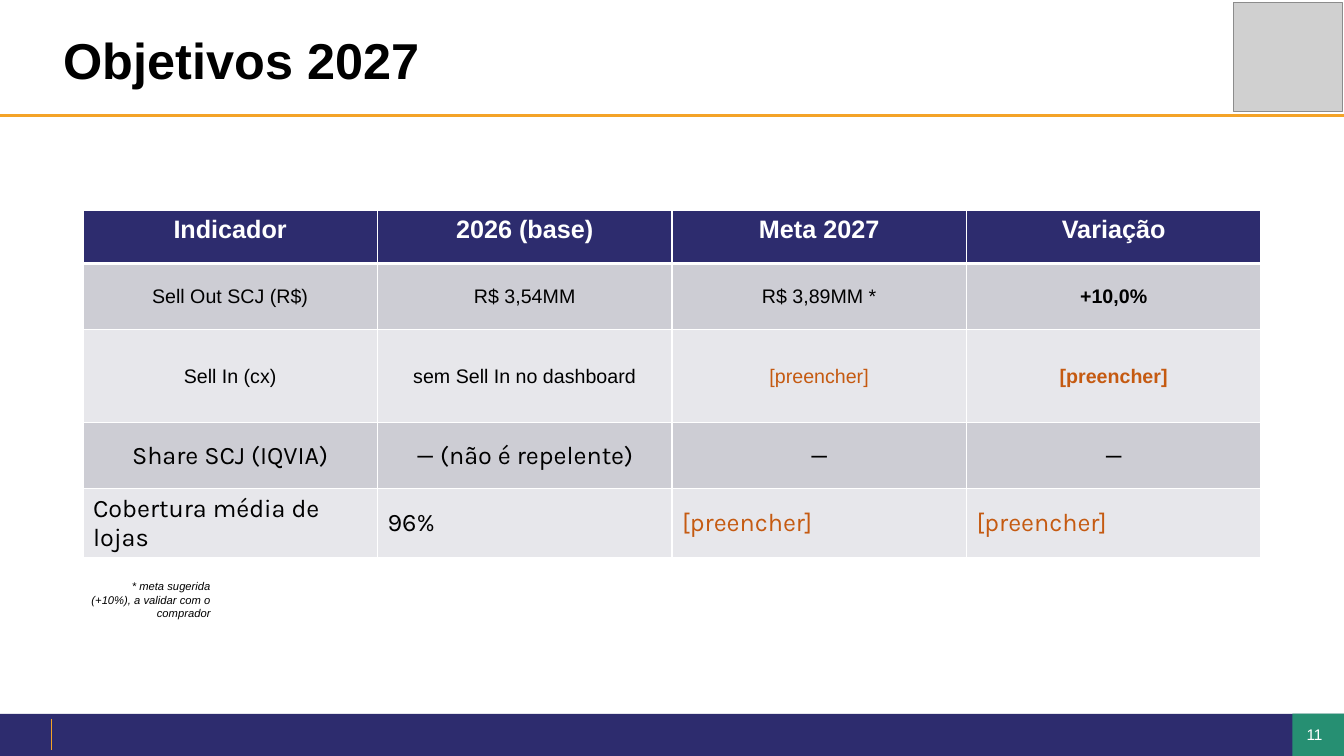
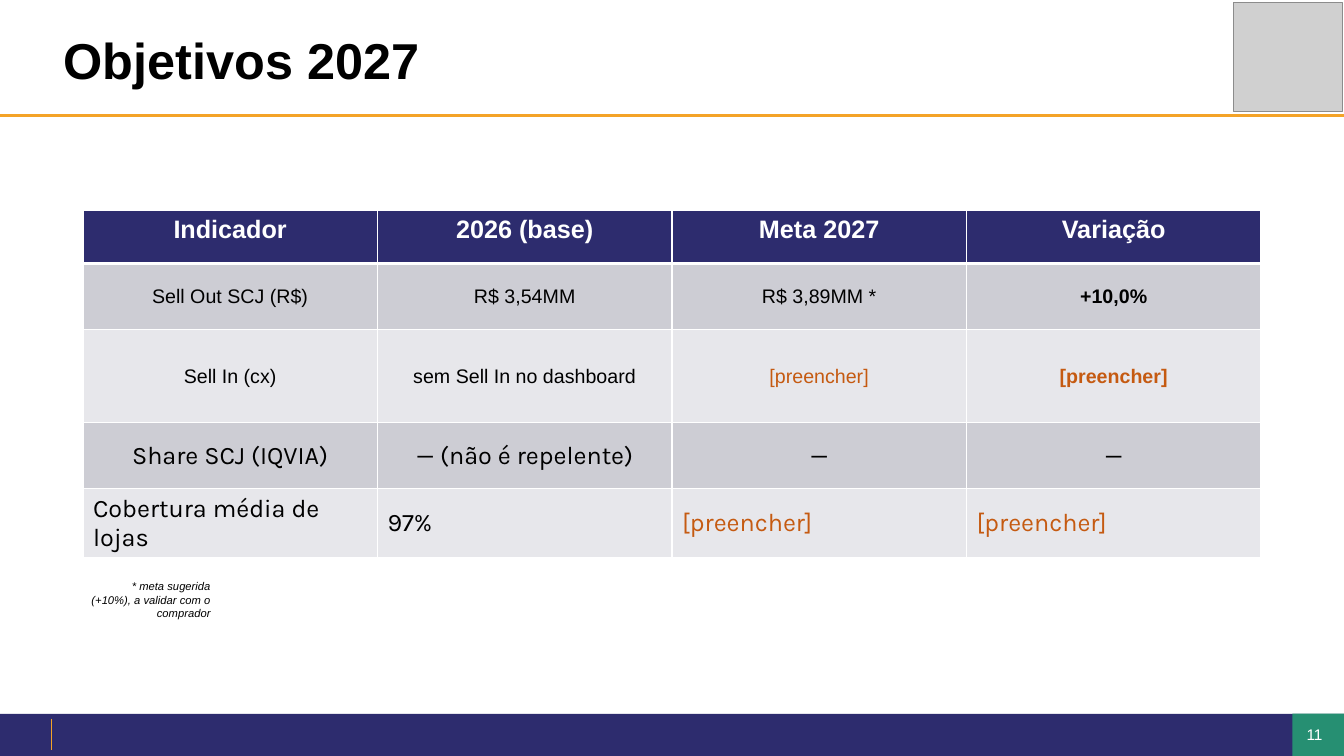
Before and after one commit to giovanoanjos27-del/Dashboard-Farma-sul, a slide deck: slide 11 of jbp/JBP2027_Araujo_Conveniencia.pptx. Drawn at 1344x756 pixels with LibreOffice and Linux fonts; fonts in the diff are those of the drawing; grey boxes stand for pictures; background and template pictures are left out. Boxes give left, top, right and bottom in pixels: in the first picture for what was removed or moved away, otherwise in the second. Text is boxed around its words. In the diff, an @@ line names an element or a change of style, - is before the commit and + after.

```diff
--- a/jbp/JBP2027_Araujo_Conveniencia.pptx
+++ b/jbp/JBP2027_Araujo_Conveniencia.pptx
@@ table at <box>83,211,1260,558</box> @@
-row 5, column 2: 96%
+row 5, column 2: 97%
```
Also in this commit, not shown: 5 other slides changed, 1 slide added, 1 slide removed, 10 other files.
